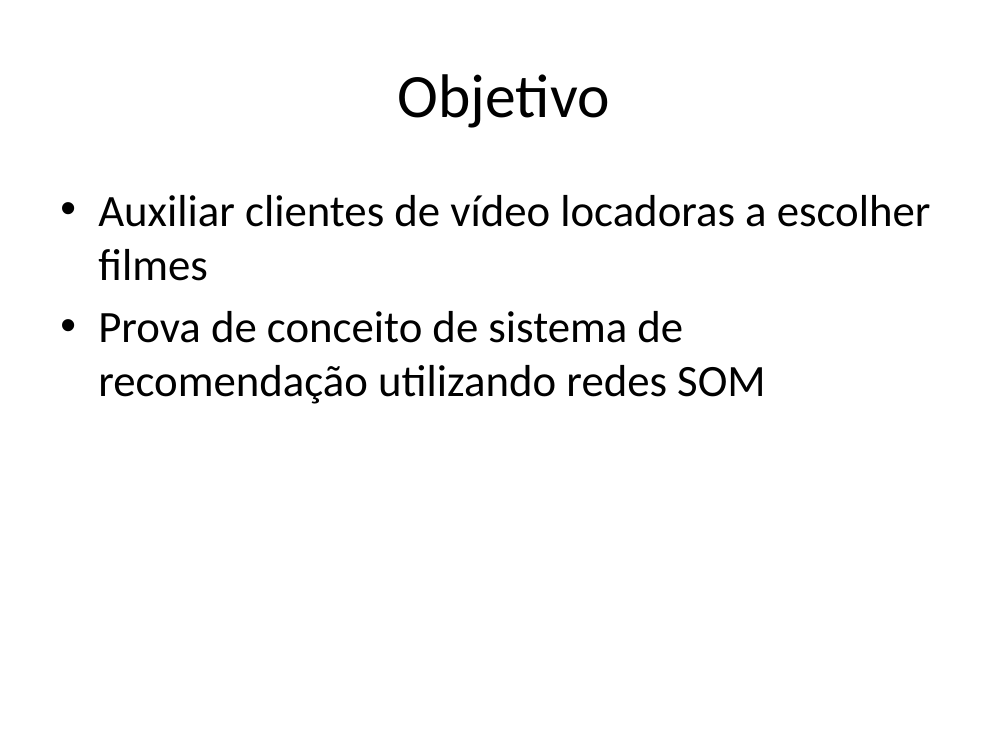
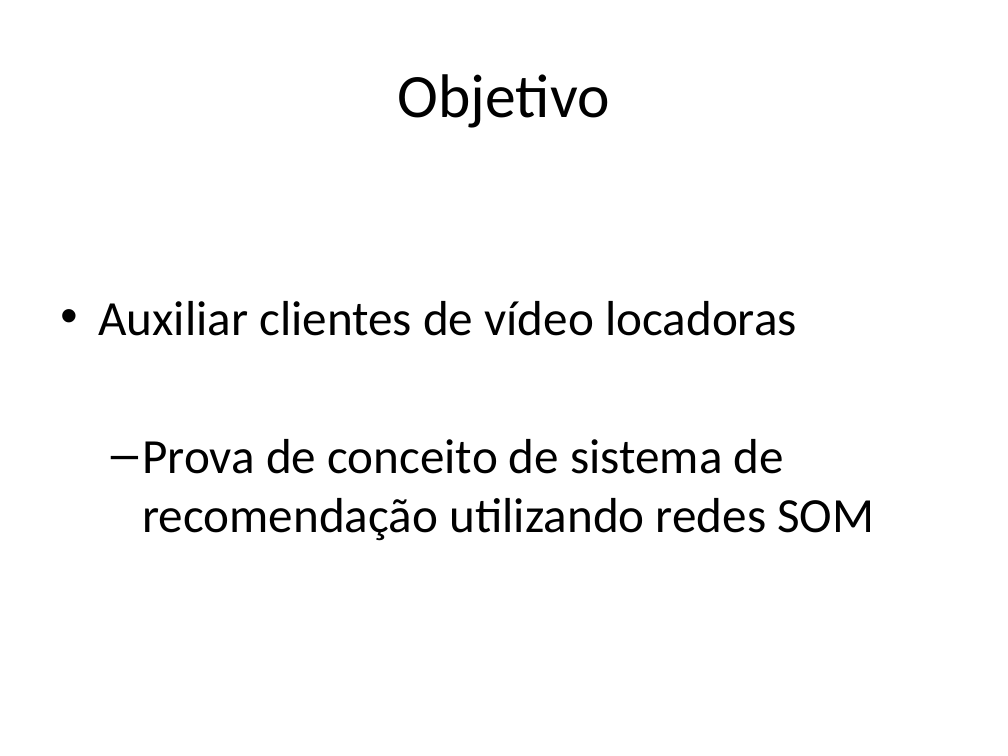
Before and after one commit to andersonberg/srsom, a slide deck: slide 4 of Apresentação/TCC_AndersonBerg_Apresentação_20091206_V1.pptx (slide 3 before the commit). Drawn at 1008x756 pixels with LibreOffice and Linux fonts; fonts in the diff are those of the drawing. Boxes give left, top, right and bottom in pixels: in the first picture for what was removed or moved away, otherwise in the second. Text is boxed around its words. In the diff, an @@ line names an element or a change of style, - is before the commit and + after.

```diff
--- a/Apresentação/TCC_AndersonBerg_Apresentação_20091206_V1.pptx
+++ b/Apresentação/TCC_AndersonBerg_Apresentação_20091206_V1.pptx
@@ text "Auxiliar clientes de vídeo locadoras": place and size @@
-text "Auxiliar clientes de vídeo locadoras" at [98, 195, 931, 404]
+text "Auxiliar clientes de vídeo locadoras" at [98, 301, 874, 541]
@@ text at [98, 301, 797, 336]: text changed; size 32 to 35.1 pt @@
-• Auxiliar clientes de vídeo locadoras a escolher filmes
+• Auxiliar clientes de vídeo locadoras
@@ text at [142, 439, 874, 541]: size 32 to 35.1 pt in "Prova de conceito de sistema de recomendação ..."; bullet • to –; list level 1 to 2 in "Prova de conceito de sistema ..." @@
```
Also in this commit, not shown: 8 other slides changed, 2 slides added, 2 slides removed, 1 other file.
